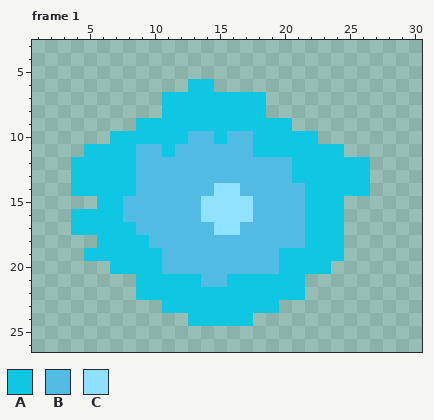
Two versions of one pixel-art file, Art/AnimationASEFiles/Fireball.ase. The picture above is the old version.
32x32 pixels, 4 frames. Colours within 5 levels of each other are drawn and written as one. Shown: frame 1: x 1..30, y 3..26. The commit also changed other frames, which this record leaves out.
Palette (. is transparent): A #10c7e3  B #51bbe3  C #8fe1ff
Pixels before, frame 1, first column x 4:
 6 .........AA............
 7 .......AAAAAAAA........
 8 .......AAAAAAAA........
 9 .....AAAAAAAAAAAA......
10 ...AAAAAABBABBAAAAA....
11 .AAAABBABBBBBBAAAAAAA..
12 AAAAABBBBBBBBBBBBAAAAAA
13 AAAAABBBBBBBBBBBBAAAAAA
14 AAAAABBBBBBCCBBBBBAAAAA
15 ..AABBBBBBCCCCBBBBAAA..
16 AAAABBBBBBCCCCBBBBAAA..
17 AAAAABBBBBBCCBBBBBAAA..
18 ..AAAABBBBBBBBBBBBAAA..
19 .AAAAAABBBBBBBBBAAAAA..
20 ...AAAABBBBBBBBBAAAA...
21 .....AAAAABBAAAAAA.....
22 .....AAAAAAAAAAAAA.....
23 .......AAAAAAAAA.......
24 .........AAAAA.........
New version:
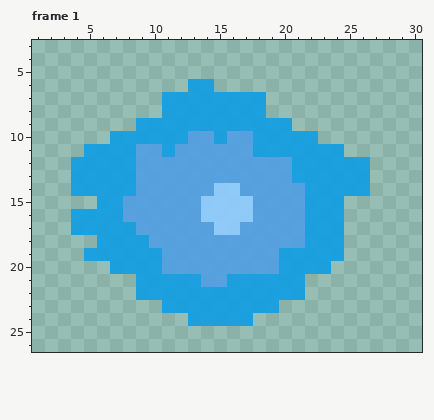
Edits made:
colour A: #10c7e3 -> #109de3e7
colour B: #51bbe3 -> #519ee3e7
colour C: #8fe1ff -> #8fcbffe7
Where, in picture pixels (left, top, right, bottom), the same in both pictures:
changed: (71, 79, 370, 326)
